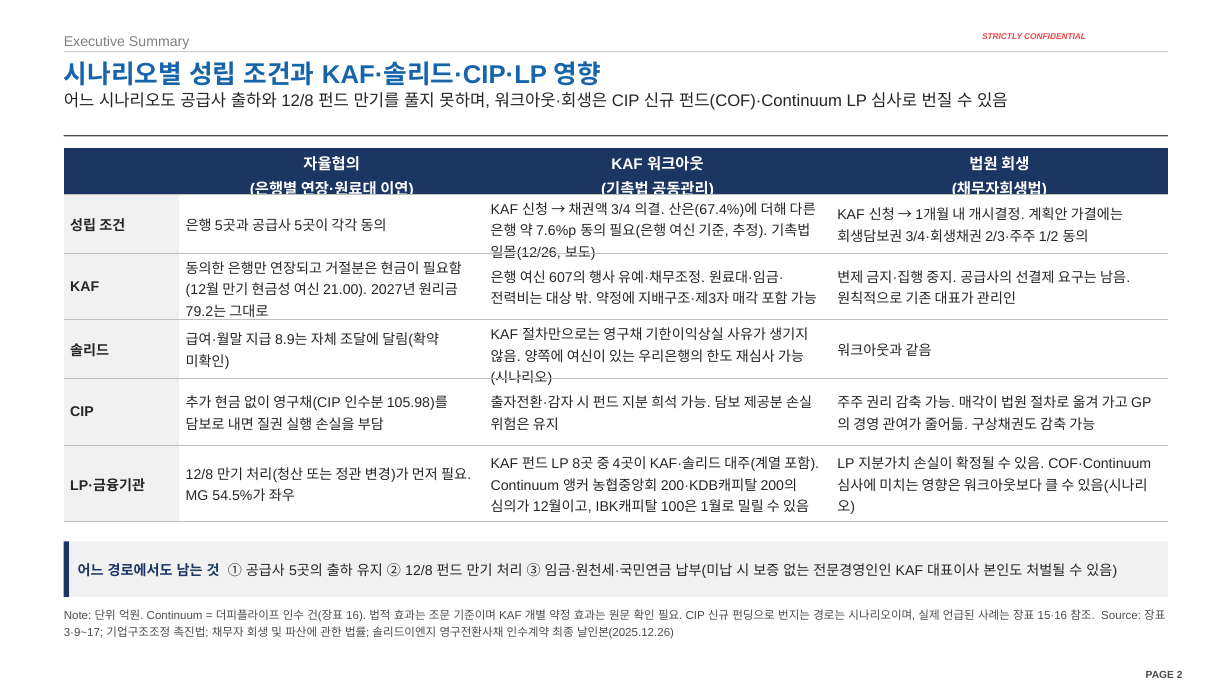
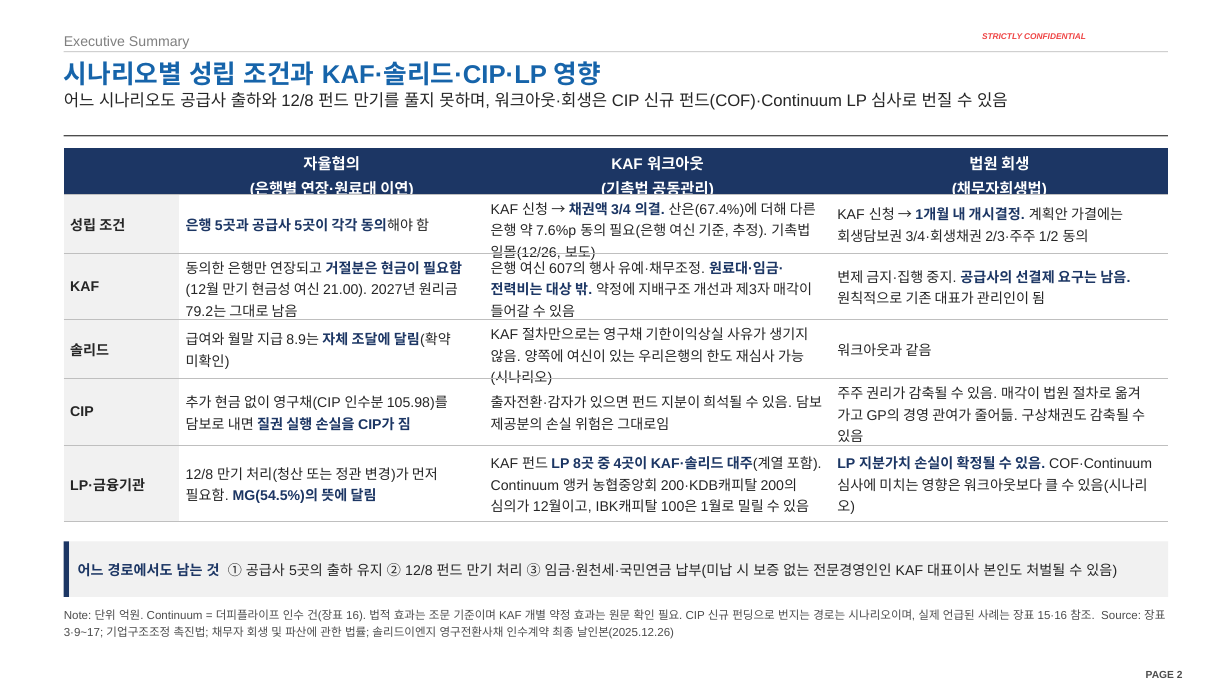
Before and after one commit to jogyesung/GS-Secretary, a slide deck: slide 2 of outputs/CIP_KAF_솔리드_자금조달차질_시나리오_20261118.pptx. Drawn at 1232x693 pixels with LibreOffice and Linux fonts; fonts in the diff are those of the drawing; background and template pictures are left out. Boxes give left, top, right and bottom in pixels: in the first picture for what was removed or moved away, otherwise in the second. Text is boxed around its words. In the diff, an @@ line names an element or a change of style, - is before the commit and + after.

```diff
--- a/outputs/CIP_KAF_솔리드_자금조달차질_시나리오_20261118.pptx
+++ b/outputs/CIP_KAF_솔리드_자금조달차질_시나리오_20261118.pptx
@@ table at (x1=64, y1=148, x2=1168, y2=518) @@
-row 2, column 2: 은행 5곳과 공급사 5곳이 각각 동의
+row 2, column 2: 은행 5곳과 공급사 5곳이 각각 동의해야 함
-row 3: KAF | 동의한 은행만 연장되고 거절분은 현금이 필요함(12월 만기 현금성 여신 21.00). 2027년 원리금 79.2는 그대로 | 은행 여신 607의 행사 유예·채무조정. 원료대·임금·전력비는 대상 밖. 약정에 지배구조·제3자 매각 포함 가능 | 변제 금지·집행 중지. 공급사의 선결제 요구는 남음. 원칙적으로 기존 대표가 관리인
+row 3: KAF | 동의한 은행만 연장되고 거절분은 현금이 필요함(12월 만기 현금성 여신 21.00). 2027년 원리금 79.2는 그대로 남음 | 은행 여신 607의 행사 유예·채무조정. 원료대·임금·전력비는 대상 밖. 약정에 지배구조 개선과 제3자 매각이 들어갈 수 있음 | 변제 금지·집행 중지. 공급사의 선결제 요구는 남음. 원칙적으로 기존 대표가 관리인이 됨
-row 4, column 2: 급여·월말 지급 8.9는 자체 조달에 달림(확약 미확인)
+row 4, column 2: 급여와 월말 지급 8.9는 자체 조달에 달림(확약 미확인)
-row 5: CIP | 추가 현금 없이 영구채(CIP 인수분 105.98)를 담보로 내면 질권 실행 손실을 부담 | 출자전환·감자 시 펀드 지분 희석 가능. 담보 제공분 손실 위험은 유지 | 주주 권리 감축 가능. 매각이 법원 절차로 옮겨 가고 GP의 경영 관여가 줄어듦. 구상채권도 감축 가능
+row 5: CIP | 추가 현금 없이 영구채(CIP 인수분 105.98)를 담보로 내면 질권 실행 손실을 CIP가 짐 | 출자전환·감자가 있으면 펀드 지분이 희석될 수 있음. 담보 제공분의 손실 위험은 그대로임 | 주주 권리가 감축될 수 있음. 매각이 법원 절차로 옮겨 가고 GP의 경영 관여가 줄어듦. 구상채권도 감축될 수 있음
-row 6, column 2: 12/8 만기 처리(청산 또는 정관 변경)가 먼저 필요. MG 54.5%가 좌우
+row 6, column 2: 12/8 만기 처리(청산 또는 정관 변경)가 먼저 필요함. MG(54.5%)의 뜻에 달림
@@ text colour #262626 to #1C3664, bold on in "채권액 3/4 의결.", "1개월 내 개시결정.", "LP 8곳 중 4곳이 KAF·솔리드 대주(계열", "LP 지분가치 손실이 확정될 수 있음." @@
```
Also in this commit, not shown: 15 other slides changed, 1 other file.
